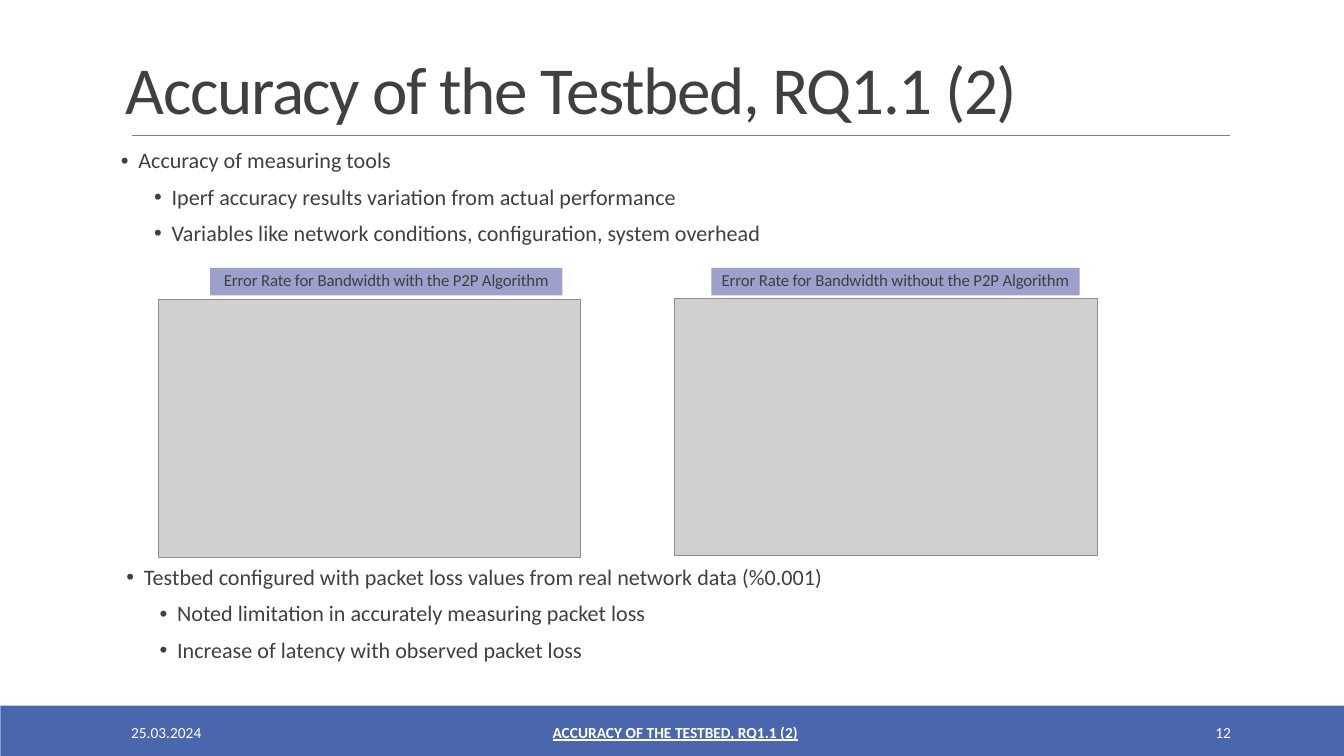
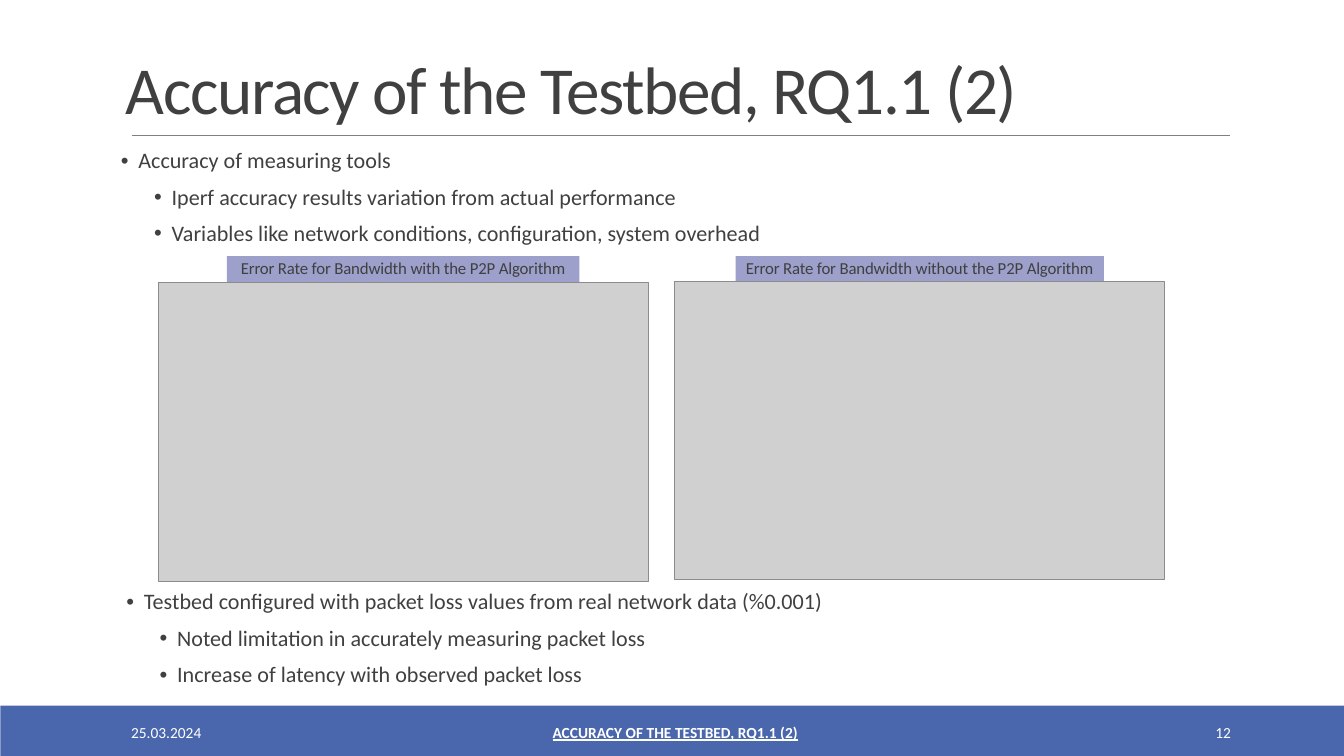
Before and after one commit to oezcankaraca/abschlussvortrag, a slide deck: slide 12 of Abschlussvortrag.pptx. Drawn at 1344x756 pixels with LibreOffice and Linux fonts; fonts in the diff are those of the drawing; grey boxes stand for pictures. Boxes give left, top, right and bottom in pixels: in the first picture for what was removed or moved away, otherwise in the second. Text is boxed around its words. In the diff, an @@ line names an element or a change of style, - is before the commit and + after.

```diff
--- a/Abschlussvortrag.pptx
+++ b/Abschlussvortrag.pptx
@@ rectangle "Error Rate for Bandwidth with ..." moved from (x1=210, y1=268, x2=563, y2=295) to (x1=227, y1=256, x2=580, y2=283) @@
@@ rectangle "Error Rate for Bandwidth without ..." moved from (x1=712, y1=268, x2=1080, y2=295) to (x1=736, y1=256, x2=1104, y2=283) @@
@@ picture resized from (x1=158, y1=299, x2=581, y2=557) to (x1=158, y1=283, x2=648, y2=582) @@
@@ picture resized from (x1=675, y1=298, x2=1097, y2=556) to (x1=675, y1=281, x2=1165, y2=580) @@
@@ text "Testbed configured with packet loss ..." moved from (x1=144, y1=569, x2=822, y2=662) to (x1=144, y1=593, x2=822, y2=686) @@
```
Also in this commit, not shown: 14 other slides changed, 2 other files.
